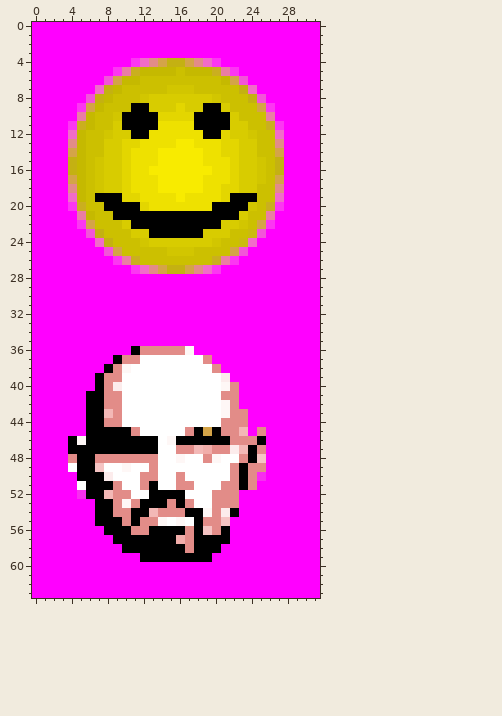
Two states of a pixel-art sprite, graphics/sprite_ball.png. The picture above was drawn from the file before the commit.
The file is 32x64 pixels. Colours within 5 levels of each other are drawn and written as one.
After the commit:
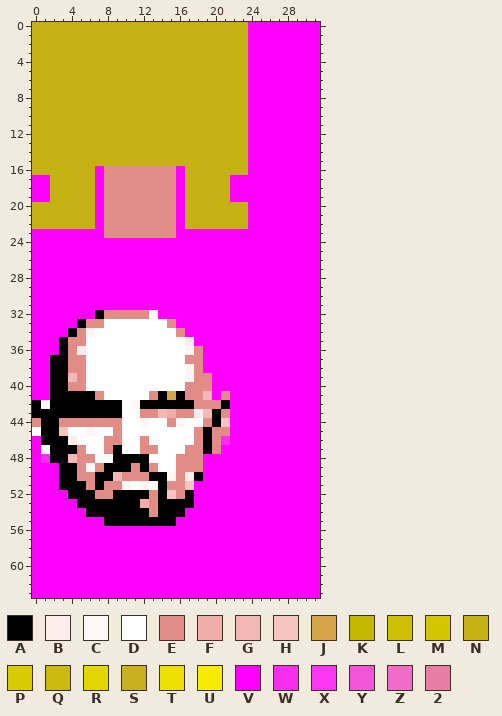
Palette (. is transparent): A #000000  B #fcecec  C #fef7f6  D #ffffff  E #e28c88  F #f1adaa  G #f3b8b6  H #f5c4c3  J #d4a448  K #c5b900  L #ccc000  M #d2c600  N #c4b112  P #d8cc00  Q #cbba0e  R #e3d600  S #caaf1f  T #eee100  U #f8eb00  V #ff00ff  W #f72eef  X #fc36f2  Y #f255d8  Z #f16cc9  2 #e97ea4
Diff:
@@ x 0..31 @@
- 0 VVVVVVVVVVVVVVVVVVVVVVVVVVVVVVVV
- 1 VVVVVVVVVVVVVVVVVVVVVVVVVVVVVVVV
- 2 VVVVVVVVVVVVVVVVVVVVVVVVVVVVVVVV
- 3 VVVVVVVVVVVVVVVVVVVVVVVVVVVVVVVV
- 4 VVVVVVVVVVVXZEJNNJEZXVVVVVVVVVVV
- 5 VVVVVVVVVX2SKKKKLKKKS2XVVVVVVVVV
- 6 VVVVVVVVYJKKLLLLLLLLLKJYVVVVVVVV
- 7 VVVVVVVZNKLLLLLMMMLLLLLNZVVVVVVV
- 8 VVVVVVYNKLLLMPPPPPPPMLLLNYVVVVVV
- 9 VVVVVXJKLLLAAPPPRPPAAPLLLJXVVVVV
-10 VVVVV2KLLMAAAARRRRAAAAPLLL2VVVVV
-11 VVVVXSKLLPAAAATTTTAAAAPPLLSXVVVV
-12 VVVVZKLLMPPAATTTTTTAARPPMLLZVVVV
-13 VVVVEKLLPPRRTTTTUUTTTRRPPLLEVVVV
-14 VVVVJKLLPPRTTTUUUUUTTRRPPLLJVVVV
-15 VVVVNKLMPPRTTTUUUUUTTTRPPMLNVVVV
-16 VVVVNKLMPPRTTUUUUUUUTTRPPMLNVVVV
-17 VVVVJKLMPPRTTTUUUUUTTTRPPMLJVVVV
-18 VVVVEKLMPPRTTTUUUUUTTRRPPLLEVVVV
-19 VVVVZKLAAARRTTTTUTTTTRAAALLZVVVV
-20 VVVVXSLLAAAARTTTTTTTAAAAMLSXVVVV
-21 VVVVV2KLLAAAAAAAAAAAAAAPLL2VVVVV
-22 VVVVVXJLLLPAAAAAAAAAAPPMLJXVVVVV
-23 VVVVVVYNLLLPPAAAAAAPPPLLQYVVVVVV
-24 VVVVVVVZNLLLMPPPPPPPMLLQZVVVVVVV
-25 VVVVVVVVYJLLLLLMMMLLLLJYVVVVVVVV
-26 VVVVVVVVVX2SLLLLLLLLS2XVVVVVVVVV
-27 VVVVVVVVVVVXZEJNNJEZXVVVVVVVVVVV
+ 0 NNNNNNNNNNNNNNNNNNNNNNNNVVVVVVVV
+ 1 NNNNNNNNNNNNNNNNNNNNNNNNVVVVVVVV
+ 2 NNNNNNNNNNNNNNNNNNNNNNNNVVVVVVVV
+ 3 NNNNNNNNNNNNNNNNNNNNNNNNVVVVVVVV
+ 4 NNNNNNNNNNNNNNNNNNNNNNNNVVVVVVVV
+ 5 NNNNNNNNNNNNNNNNNNNNNNNNVVVVVVVV
+ 6 NNNNNNNNNNNNNNNNNNNNNNNNVVVVVVVV
+ 7 NNNNNNNNNNNNNNNNNNNNNNNNVVVVVVVV
+ 8 NNNNNNNNNNNNNNNNNNNNNNNNVVVVVVVV
+ 9 NNNNNNNNNNNNNNNNNNNNNNNNVVVVVVVV
+10 NNNNNNNNNNNNNNNNNNNNNNNNVVVVVVVV
+11 NNNNNNNNNNNNNNNNNNNNNNNNVVVVVVVV
+12 NNNNNNNNNNNNNNNNNNNNNNNNVVVVVVVV
+13 NNNNNNNNNNNNNNNNNNNNNNNNVVVVVVVV
+14 NNNNNNNNNNNNNNNNNNNNNNNNVVVVVVVV
+15 NNNNNNNNNNNNNNNNNNNNNNNNVVVVVVVV
+16 NNNNNNNVEEEEEEEEVNNNNNNNVVVVVVVV
+17 VVNNNNNVEEEEEEEEVNNNNNVVVVVVVVVV
+18 VVNNNNNVEEEEEEEEVNNNNNVVVVVVVVVV
+19 VVNNNNNVEEEEEEEEVNNNNNVVVVVVVVVV
+20 NNNNNNNVEEEEEEEEVNNNNNNNVVVVVVVV
+21 NNNNNNNVEEEEEEEEVNNNNNNNVVVVVVVV
+22 NNNNNNNVEEEEEEEEVNNNNNNNVVVVVVVV
+23 VVVVVVVVEEEEEEEEVVVVVVVVVVVVVVVV
+24 VVVVVVVVVVVVVVVVVVVVVVVVVVVVVVVV
+25 VVVVVVVVVVVVVVVVVVVVVVVVVVVVVVVV
+26 VVVVVVVVVVVVVVVVVVVVVVVVVVVVVVVV
+27 VVVVVVVVVVVVVVVVVVVVVVVVVVVVVVVV
 28 VVVVVVVVVVVVVVVVVVVVVVVVVVVVVVVV
@@ x 0..31 @@
 31 VVVVVVVVVVVVVVVVVVVVVVVVVVVVVVVV
-32 VVVVVVVVVVVVVVVVVVVVVVVVVVVVVVVV
-33 VVVVVVVVVVVVVVVVVVVVVVVVVVVVVVVV
-34 VVVVVVVVVVVVVVVVVVVVVVVVVVVVVVVV
-35 VVVVVVVVVVVVVVVVVVVVVVVVVVVVVVVV
-36 VVVVVVVVVVVAEEEEECVVVVVVVVVVVVVV
-37 VVVVVVVVVAEEDDDDDDDEVVVVVVVVVVVV
-38 VVVVVVVVAECDDDDDDDDDEVVVVVVVVVVV
-39 VVVVVVVAEEDDDDDDDDDDDBVVVVVVVVVV
-40 VVVVVVVAEBDDDDDDDDDDDCEVVVVVVVVV
-41 VVVVVVAAEEDDDDDDDDDDDEEVVVVVVVVV
-42 VVVVVVAAEEDDDDDDDDDDDCEVVVVVVVVV
-43 VVVVVVAAGEDDDDDDDDDDDCEEVVVVVVVV
-44 VVVVVVAAEEDDDDDDDDDDDEEEVVVVVVVV
-45 VVVVVVAAAAAEDDDDDEAJAEEGVEVVVVVV
-46 VVVVACAAAAAAAADCAAAAAAEEEAVVVVVV
-47 VVVVAAAAAAAAAADDEEGFEEBGAEVVVVVV
-48 VVVVEAAEEEEEEEDDCDDECDDEAHVVVVVV
-49 VVVVDAAHDDCDDEDDDDDDDDEAEEVVVVVV
-50 VVVVVAAABDDDEEDDEDDDDDEAEWVVVVVV
-51 VVVVVDAAAEDDEADDEEDDDEEAEVVVVVVV
-52 VVVVVWAAGEEDDAAAADDDEEEVVVVVVVVV
-53 VVVVVVVAAECEAAAEAEDDEEEVVVVVVVVV
-54 VVVVVVVAAEEAAGEEEAACEBAVVVVVVVVV
-55 VVVVVVVAAAEAEECDCDAEEHVVVVVVVVVV
-56 VVVVVVVVAAAEEAAAAEAHEAVVVVVVVVVV
-57 VVVVVVVVVAAAAAAAFEAAAAVVVVVVVVVV
-58 VVVVVVVVVVAAAAAAAEAAAVVVVVVVVVVV
-59 VVVVVVVVVVVVAAAAAAAAVVVVVVVVVVVV
+32 VVVVVVVAEEEEECVVVVVVVVVVVVVVVVVV
+33 VVVVVAEEDDDDDDDEVVVVVVVVVVVVVVVV
+34 VVVVAECDDDDDDDDDEVVVVVVVVVVVVVVV
+35 VVVAEEDDDDDDDDDDDBVVVVVVVVVVVVVV
+36 VVVAEBDDDDDDDDDDDCEVVVVVVVVVVVVV
+37 VVAAEEDDDDDDDDDDDEEVVVVVVVVVVVVV
+38 VVAAEEDDDDDDDDDDDCEVVVVVVVVVVVVV
+39 VVAAGEDDDDDDDDDDDCEEVVVVVVVVVVVV
+40 VVAAEEDDDDDDDDDDDEEEVVVVVVVVVVVV
+41 VVAAAAAEDDDDDEAJAEEGVEVVVVVVVVVV
+42 ACAAAAAAAADCAAAAAAEEEAVVVVVVVVVV
+43 AAAAAAAAAADDEEGFEEBGAEVVVVVVVVVV
+44 EAAEEEEEEEDDCDDECDDEAHVVVVVVVVVV
+45 DAAHDDCDDEDDDDDDDDEAEEVVVVVVVVVV
+46 VAAABDDDEEDDEDDDDDEAEWVVVVVVVVVV
+47 VDAAAEDDEADDEEDDDEEAEVVVVVVVVVVV
+48 VWAAGEEDDAAAADDDEEEVVVVVVVVVVVVV
+49 VVVAAECEAAAEAEDDEEEVVVVVVVVVVVVV
+50 VVVAAEEAAGEEEAACEBAVVVVVVVVVVVVV
+51 VVVAAAEAEECDCDAEEHVVVVVVVVVVVVVV
+52 VVVVAAAEEAAAAEAHEAVVVVVVVVVVVVVV
+53 VVVVVAAAAAAAFEAAAAVVVVVVVVVVVVVV
+54 VVVVVVAAAAAAAEAAAVVVVVVVVVVVVVVV
+55 VVVVVVVVAAAAAAAAVVVVVVVVVVVVVVVV
+56 VVVVVVVVVVVVVVVVVVVVVVVVVVVVVVVV
+57 VVVVVVVVVVVVVVVVVVVVVVVVVVVVVVVV
+58 VVVVVVVVVVVVVVVVVVVVVVVVVVVVVVVV
+59 VVVVVVVVVVVVVVVVVVVVVVVVVVVVVVVV
 60 VVVVVVVVVVVVVVVVVVVVVVVVVVVVVVVV
Pixel boxes of the changes (left, top, right, bottom) in both pictures:
changed: (32, 22, 284, 562)
